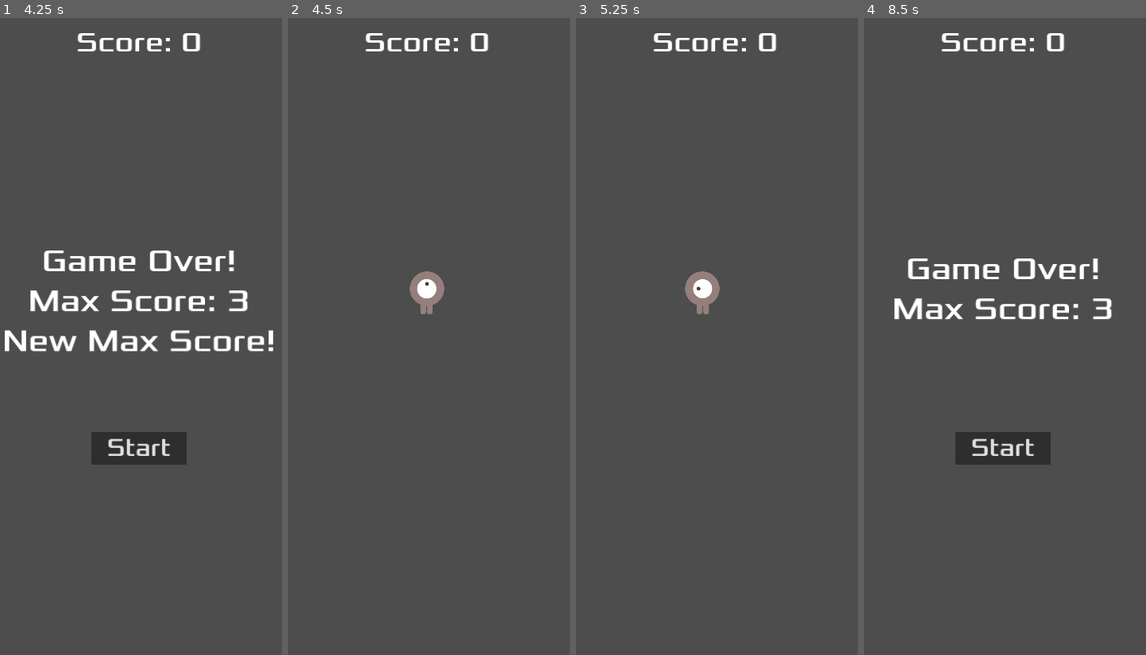
Above: before the commit, frames 1-4 (left to right).
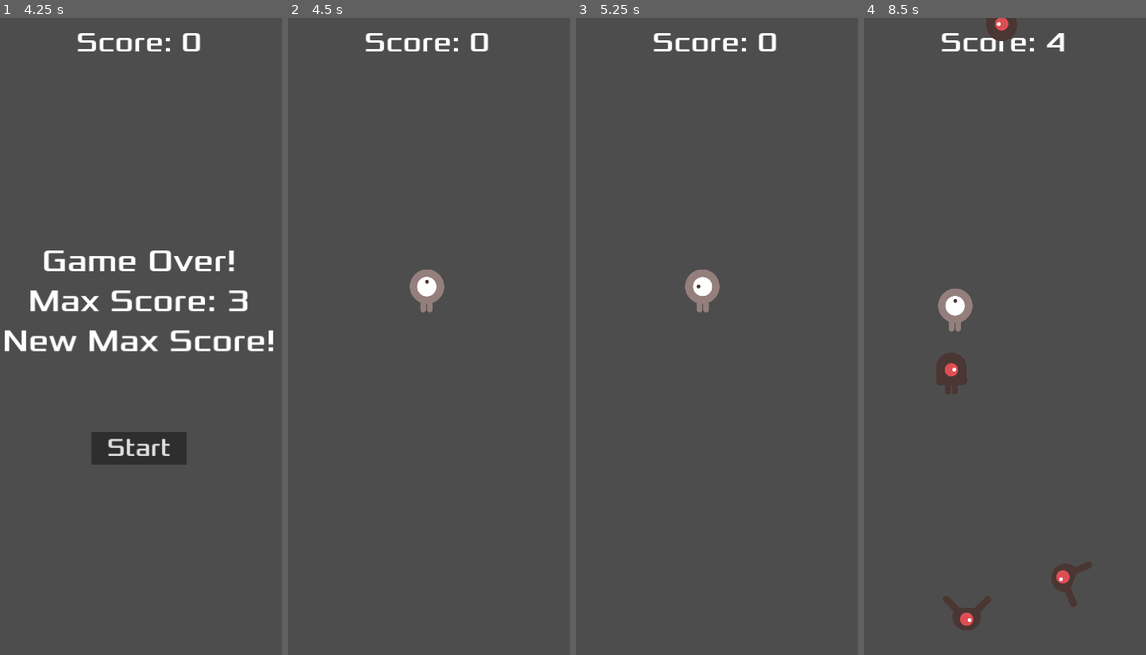
Above: after the commit, the same moments.

Repository: lichen63/godot-games
Game: Godot game, scene res://game/game.tscn
Two runs of this game, one before a commit and one after it. Both use one fixed random seed, a clock stepped at 60 frames per second and the inputs below.
Inputs:
- Up to frame 1 (4.25 s): click "Start" at 0.5 s; tap Enter at 1.25 s; hold D (player_action_right) 1.28-2.03 s; hold S (player_action_down) 2.03-2.78 s; hold D (player_action_right) 2.78-3.53 s; hold W (player_action_up) from 3.53 s (still down)
- Up to frame 2 (4.5 s): release W (player_action_up) at 4.25 s; click "Start" at 4.25 s
- Up to frame 3 (5.25 s): tap Space at 5 s; hold A (player_action_left) from 5.03 s (still down)
- Up to frame 4 (8.5 s): release A (player_action_left) at 6.53 s; hold S (player_action_down) 6.53-7.28 s; hold D (player_action_right) 7.28-8.03 s; hold W (player_action_up) from 8.03 s (still down)

Frame 1 is identical in both runs. In frame 2, 0.2% of the frame differs, in the area x 43-56%, y 39-47%; in frame 3, 0.2%; in frame 4, 5.9%, in the area x 10-88%, y 0-97%.
Error in both runs: Trying to assign value of type 'Nil' to a variable of type 'Dictionary'. (res://global/local_data.gd:8)

Commit message:
update collision to capsule shape

Diff:
--- a/dodge_the_creeps/enemy/enemy.tscn
+++ b/dodge_the_creeps/enemy/enemy.tscn
@@ -44,8 +44,9 @@
 "speed": 2.0
 }]
 
-[sub_resource type="RectangleShape2D" id="RectangleShape2D_8domq"]
-size = Vector2(107, 96)
+[sub_resource type="CapsuleShape2D" id="CapsuleShape2D_6q7wr"]
+radius = 55.0
+height = 116.0
 
 [sub_resource type="Curve2D" id="Curve2D_htjsx"]
 resource_local_to_scene = true
@@ -58,12 +59,11 @@
 
 [node name="AnimatedSprite2D" type="AnimatedSprite2D" parent="Area2D"]
 sprite_frames = SubResource("SpriteFrames_5oo5i")
-animation = &"action_1"
-frame_progress = 0.610196
+animation = &"action_3"
 
 [node name="CollisionShape2D" type="CollisionShape2D" parent="Area2D"]
 position = Vector2(0.5, 0)
-shape = SubResource("RectangleShape2D_8domq")
+shape = SubResource("CapsuleShape2D_6q7wr")
 
 [node name="VisibleOnScreenNotifier2D" type="VisibleOnScreenNotifier2D" parent="."]
 position = Vector2(-2.38419e-07, 0.499998)
--- a/dodge_the_creeps/player/player.tscn
+++ b/dodge_the_creeps/player/player.tscn
@@ -31,8 +31,9 @@
 "speed": 5.0
 }]
 
-[sub_resource type="RectangleShape2D" id="RectangleShape2D_fhpq2"]
-size = Vector2(107, 125)
+[sub_resource type="CapsuleShape2D" id="CapsuleShape2D_u8qwy"]
+radius = 54.5
+height = 133.0
 
 [node name="Player" type="Node2D"]
 script = ExtResource("1_af8vp")
@@ -46,6 +47,6 @@
 
 [node name="CollisionShape2D" type="CollisionShape2D" parent="Area2D"]
 position = Vector2(-0.5, -1.5)
-shape = SubResource("RectangleShape2D_fhpq2")
+shape = SubResource("CapsuleShape2D_u8qwy")
 
 [connection signal="area_entered" from="Area2D" to="." method="_on_area_2d_area_entered"]
